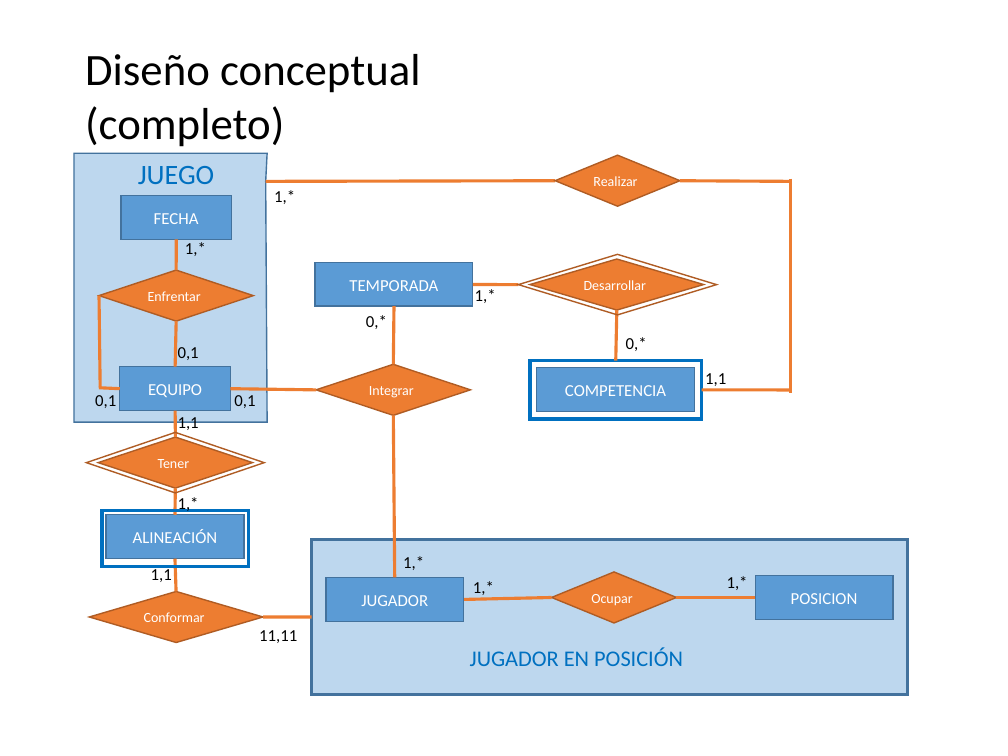
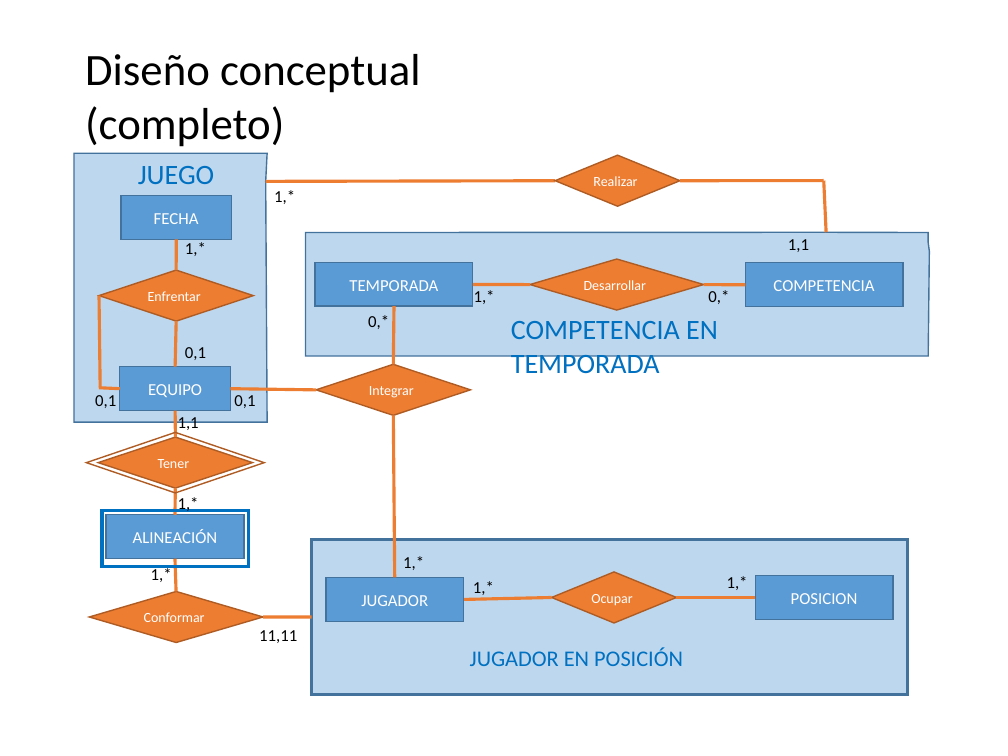
Before and after one commit to anuno61044/Computer-Science-UH, a slide deck: slide 4 of base_de_datos_I/clases_practicas/LAB_03 (solution).pptx. Drawn at 1008x756 pixels with LibreOffice and Linux fonts; fonts in the diff are those of the drawing. Boxes give left, top, right and bottom in pixels: in the first picture for what was removed or moved away, otherwise in the second. Text is boxed around its words. In the diff, an @@ line names an element or a change of style, - is before the commit and + after.

```diff
--- a/base_de_datos_I/clases_practicas/LAB_03 (solution).pptx
+++ b/base_de_datos_I/clases_practicas/LAB_03 (solution).pptx
@@ line removed from (790, 178) to (790, 393) @@
@@ line moved from (790, 181) - (680, 180) to (824, 180) - (680, 180) @@
@@ line moved from (616, 361) - (617, 310) to (827, 232) - (824, 180) @@
@@ freeform shape added at bbox=[305, 232, 929, 356], fill #BDD7EE, outline #43739E 1 pt @@
@@ text "1,1": place and size @@
-text "1,1" at bbox=[705, 373, 726, 386]
+text "1,1" at bbox=[788, 239, 809, 252]
@@ diamond removed at bbox=[518, 254, 717, 314] @@
@@ rectangle "COMPETENCIA": place and size @@
-rectangle "COMPETENCIA" at bbox=[537, 367, 695, 411]
+rectangle "COMPETENCIA" at bbox=[745, 263, 902, 307]
@@ line moved from (473, 284) - (518, 284) to (473, 284) - (530, 284) @@
@@ text "0,*": place and size @@
-text "0,*" at bbox=[626, 337, 647, 351]
+text "0,*" at bbox=[708, 290, 729, 304]
@@ line moved from (790, 390) - (702, 390) to (745, 285) - (704, 284) @@
@@ text added at bbox=[511, 321, 718, 373], 20 pt, text #0070C0 @@
+COMPETENCIA EN TEMPORADA
@@ text "0,1": place and size @@
-text "0,1" at bbox=[178, 347, 199, 360]
+text "0,1" at bbox=[185, 347, 206, 360]
@@ rectangle removed at bbox=[530, 361, 702, 419] @@
@@ text at bbox=[151, 566, 172, 582]: text changed @@
-1,1
+1,*
```
Also in this commit, not shown: 2 other slides changed, 7 other files.
